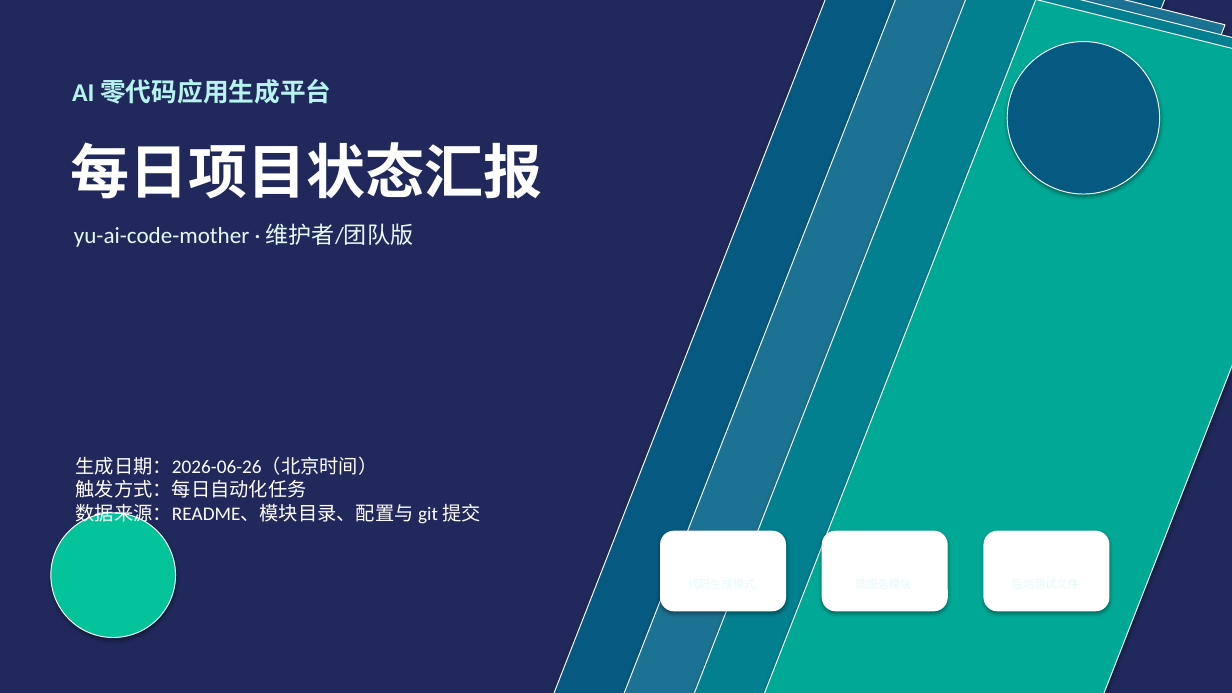
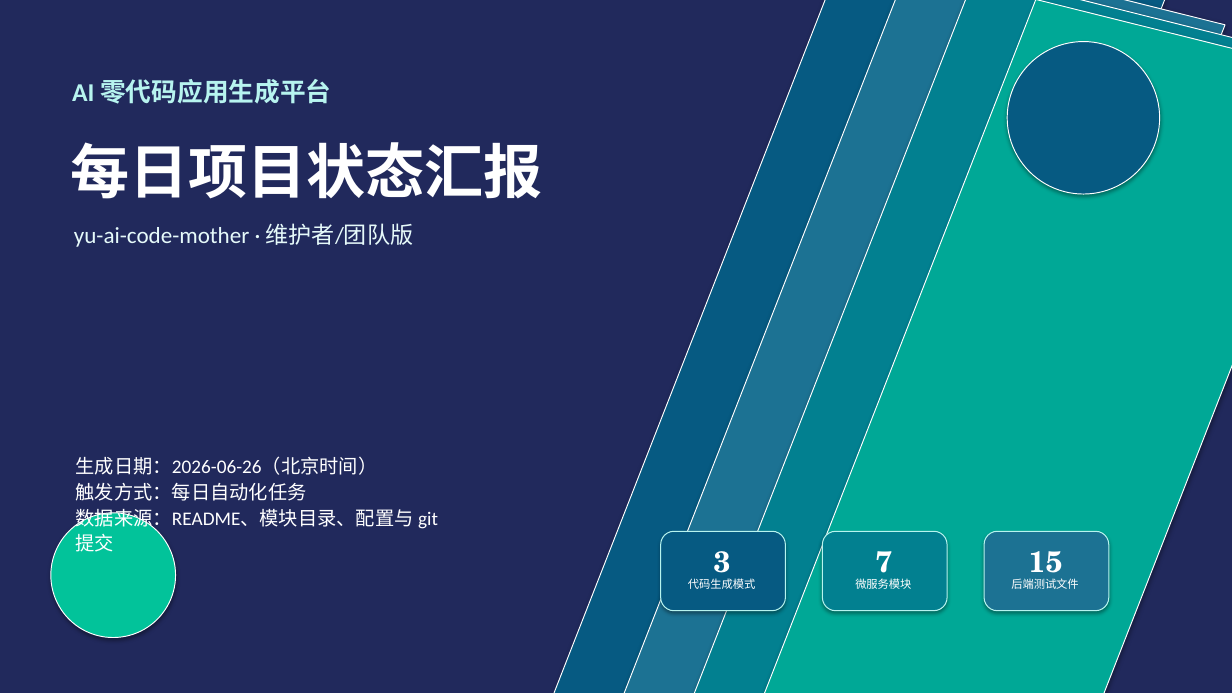
Before and after one commit to liyupi/yu-ai-code-mother, a slide deck: slide 1 of docs/reports/project-status-2026-06-26.pptx. Drawn at 1232x693 pixels with LibreOffice and Linux fonts; fonts in the diff are those of the drawing. Boxes give left, top, right and bottom in pixels: in the first picture for what was removed or moved away, otherwise in the second. Text is boxed around its words. In the diff, an @@ line names an element or a change of style, - is before the commit and + after.

```diff
--- a/docs/reports/project-status-2026-06-26.pptx
+++ b/docs/reports/project-status-2026-06-26.pptx
@@ text at <box>76,456,438,552</box>: text changed @@
-生成日期：2026-06-26（北京时间）
-触发方式：每日自动化任务
-数据来源：README、模块目录、配置与 git 提交
+生成日期：2026-06-26（北京时间）
+触发方式：每日自动化任务
+数据来源：README、模块目录、配置与 git
+提交
@@ rounded rectangle at <box>661,531,786,611</box>: fill #FFFFFF to #065A82; outline #FFFFFF 1 pt to #B7F4EF 0.8 pt @@
@@ rounded rectangle at <box>823,531,947,611</box>: fill #FFFFFF to #028090; outline #FFFFFF 1 pt to #B7F4EF 0.8 pt @@
@@ rounded rectangle at <box>984,531,1109,611</box>: fill #FFFFFF to #1C7293; outline #FFFFFF 1 pt to #B7F4EF 0.8 pt @@
@@ text added at <box>714,551,731,583</box>, 23 pt, text #FFFFFF, bold @@
+3
@@ text added at <box>875,551,892,583</box>, 23 pt, text #FFFFFF, bold @@
+7
@@ text added at <box>1029,551,1063,583</box>, 23 pt, text #FFFFFF, bold @@
+15
@@ text added at <box>688,578,755,589</box>, 8.8 pt, text #FFFFFF @@
+代码生成模式
@@ text added at <box>855,578,911,589</box>, 8.8 pt, text #FFFFFF @@
+微服务模块
@@ text added at <box>1011,578,1078,589</box>, 8.8 pt, text #FFFFFF @@
+后端测试文件
```
Also in this commit, not shown: 9 other slides changed.
